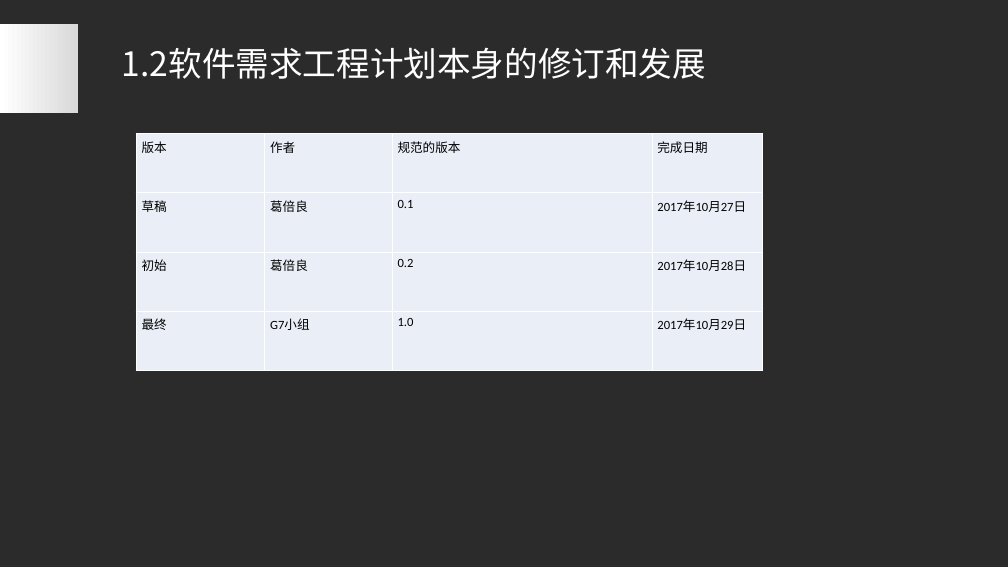
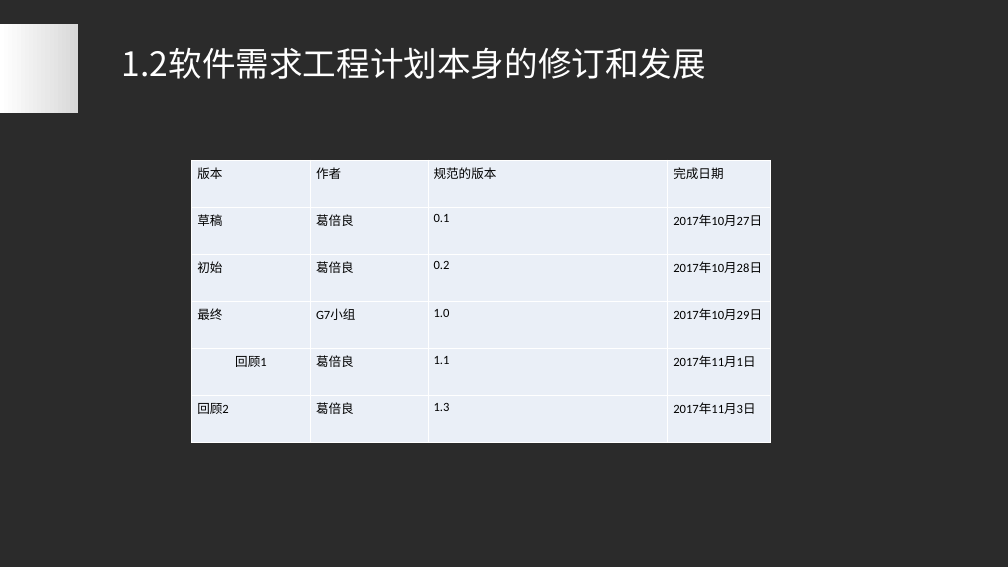
Before and after one commit to PRD2017-G07/G07-teamwork, a slide deck: slide 6 of 0PPT/需求工程计划评审.ppt. Drawn at 1008x567 pixels with LibreOffice and Linux fonts; fonts in the diff are those of the drawing; background and template pictures are left out; a plain dark background stands for a picture behind light text. Boxes give left, top, right and bottom in pixels: in the first picture for what was removed or moved away, otherwise in the second. Text is boxed around its words. In the diff, an @@ line names an element or a change of style, - is before the commit and + after.

```diff
--- a/0PPT/需求工程计划评审.ppt
+++ b/0PPT/需求工程计划评审.ppt
@@ table at bbox=[191, 160, 768, 443] @@
+row 5: 回顾1 | 葛倍良 | 1.1 | 2017年11月1日
+row 6: 回顾2 | 葛倍良 | 1.3 | 2017年11月3日
@@ table: place and size @@
-table at bbox=[136, 134, 762, 370]
+table at bbox=[191, 160, 768, 443]
```
Also in this commit, not shown: 6 other slides changed, 4 slides added, 1 slide removed.
